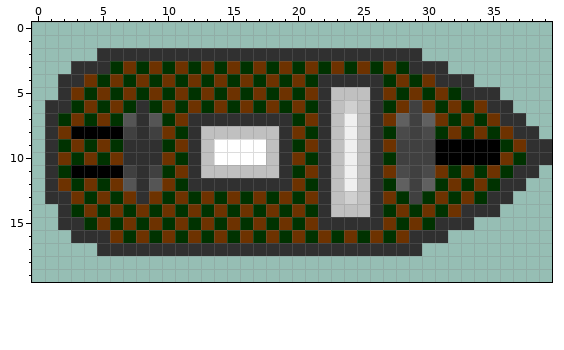
Edited in one commit: pixel-art sprite (Game/Main/assets/Ships/ship5def.png). This is how it looked before the edit.
The file is 40x20 pixels. Colours within 5 levels of each other are drawn and written as one.
The same view after the edit:
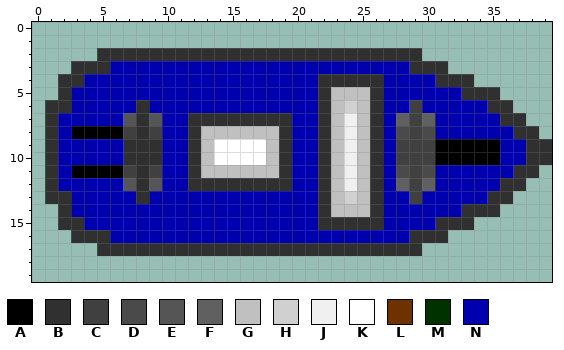
Palette (. is transparent): A #000000  B #303030  C #404040  D #4a4a4a  E #555555  F #606060  G #c0c0c0  H #d0d0d0  J #f0f0f0  K #ffffff  L #6d3200  M #003200  N #0000af
Log entry: Different ship images. also for active ship
Edits made:
The author changed colour L to colour N in row 3 at x 7, 9, 11, 13, 15, 17, 19, 21, 23, 25 and 27; in row 4 at x 4, 6, 8, 10, 12, 14, 16, 18, 20, 28 and 30; in row 5 at x 3, 5, 7, 9, 11, 13, 15, 17, 19, 21, 27, 29 and 31; in row 6 at x 4, 6, 10, 12, 14, 16, 18, 20, 28, 30, 32 and 34; in row 7 at x 3, 5, 11, 21, 27, 31, 33 and 35; in row 8 at x 2, 10, 20, 32, 34 and 36.
The author changed colour L to colour N in row 9 at x 3, 5, 11, 21, 27 and 37; in row 10 at x 2, 4, 6, 10, 20 and 36; in row 11 at x 11, 21, 27, 31, 33 and 35; in row 12 at x 2, 4, 6, 10, 20, 32 and 34; in row 13 at x 3, 5, 7, 9, 11, 13, 15, 17, 19, 21, 27, 31 and 33; in row 14 at x 4, 6, 8, 10, 12, 14, 16, 18, 20, 28, 30 and 32.
The author changed colour L to colour N in row 15 at x 5, 7, 9, 11, 13, 15, 17, 19, 21, 27 and 29; in row 16 at x 6, 8, 10, 12, 14, 16, 18, 20, 22, 24, 26 and 28.
The author changed colour M to colour N in row 3 at x 6, 8, 10, 12, 14, 16, 18, 20, 22, 24, 26 and 28; in row 4 at x 5, 7, 9, 11, 13, 15, 17, 19, 21, 27 and 29; in row 5 at x 4, 6, 8, 10, 12, 14, 16, 18, 20, 28, 30 and 32; in row 6 at x 3, 5, 7, 9, 11, 13, 15, 17, 19, 21, 27, 31 and 33; in row 7 at x 2, 4, 6, 10, 20, 32 and 34; in row 8 at x 11, 21, 27, 31, 33 and 35.
The author changed colour M to colour N in row 9 at x 2, 4, 6, 10, 20 and 36; in row 10 at x 3, 5, 11, 21, 27 and 37; in row 11 at x 2, 10, 20, 32, 34 and 36; in row 12 at x 3, 5, 11, 21, 27, 31, 33 and 35; in row 13 at x 4, 6, 10, 12, 14, 16, 18, 20, 28, 30, 32 and 34; in row 14 at x 3, 5, 7, 9, 11, 13, 15, 17, 19, 21, 27, 29 and 31.
The author changed colour M to colour N in row 15 at x 4, 6, 8, 10, 12, 14, 16, 18, 20, 28 and 30; in row 16 at x 7, 9, 11, 13, 15, 17, 19, 21, 23, 25 and 27.
